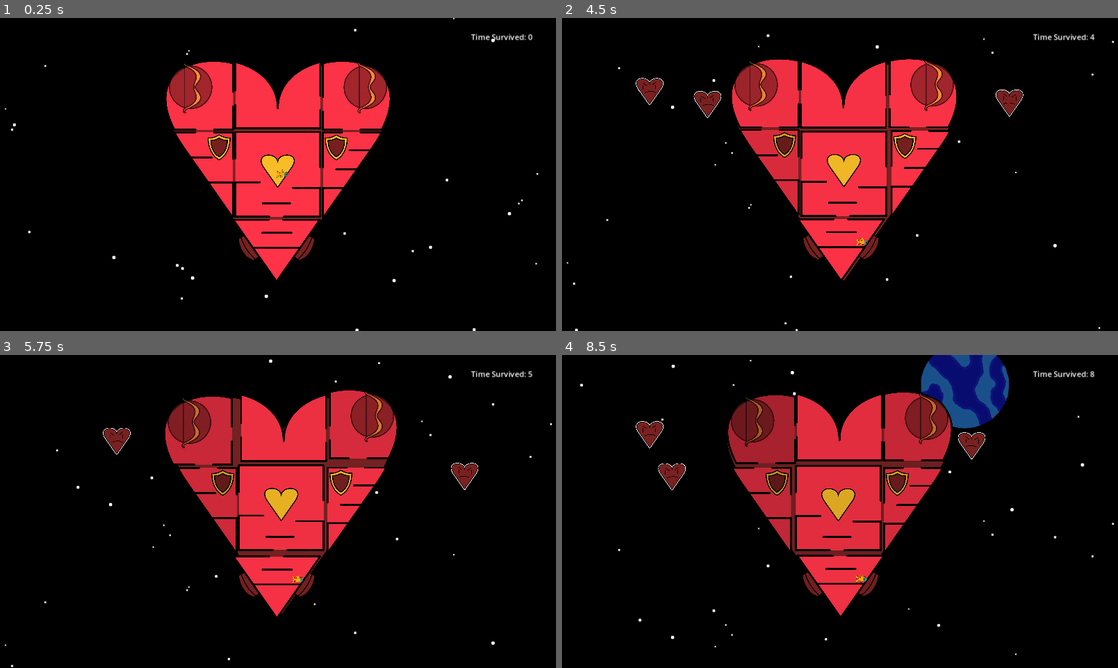
Above: before the commit, frames 1-4 (two rows, left to right).
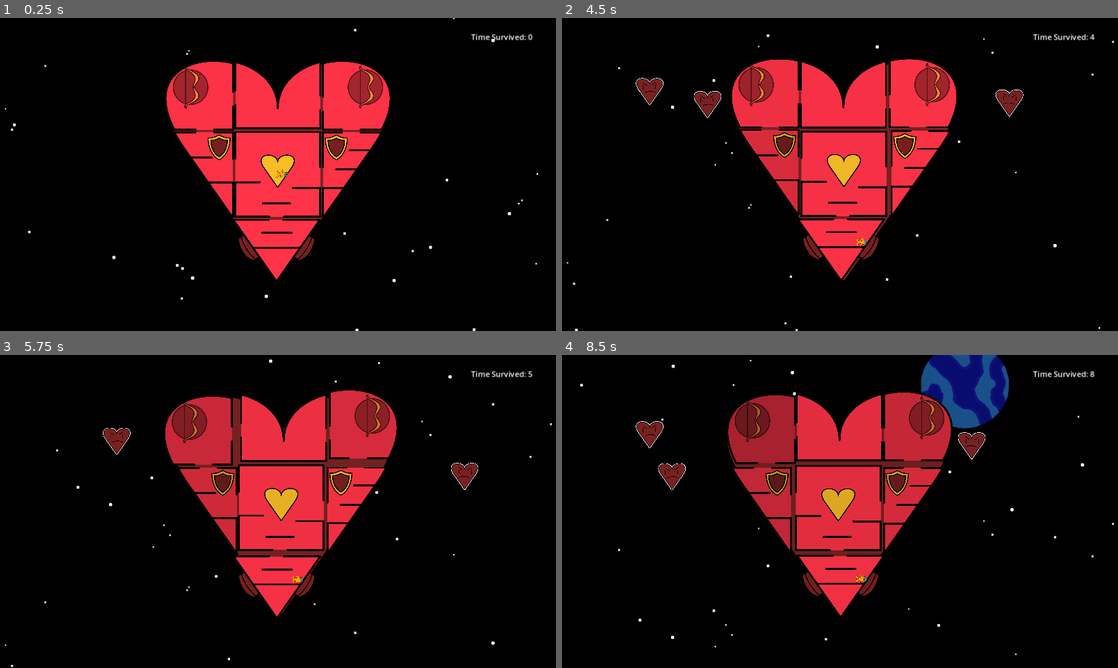
Above: after the commit, the same moments.

Repository: BreannaBre/GodotProject
Game: Godot game, scene res://scenes/main.tscn
The game is run twice, just before and just after one commit, with the same random seed, the same clock (stepped at 60 frames per second) and the same inputs.
Inputs (mouse positions are in pixels of both pictures, inside the frame that each line leads up to):
- Up to frame 1 (0.25 s): no input
- Up to frame 2 (4.5 s): move the mouse to (962, 158) at 0.52 s; hold Right (Player1Right) 0.53-1.25 s; tap / (Player1Interact) at 0.6, 2.1, 3.6 s; click (962, 158) at 0.67 s; tap Up (Player1Jump) at 0.77, 3.77 s; drag from (728, 190) to (840, 174) at 1.27 s; move the mouse to (895, 105) at 2.02 s; hold Left (Player1Left) 2.03-2.75 s; click (895, 105) at 2.17 s; drag from (812, 237) to (751, 174) at 2.77 s; move the mouse to (1006, 221) at 3.52 s; hold Right (Player1Right) 3.53-4.25 s; click (1006, 221) at 3.67 s; drag from (673, 127) to (784, 146) at 4.27 s
- Up to frame 3 (5.75 s): move the mouse to (305, 511) at 5.02 s; hold Right (Player1Right) from 5.03 s (still down); tap / (Player1Interact) at 5.1 s; click (305, 511) at 5.17 s
- Up to frame 4 (8.5 s): release Right (Player1Right) at 5.75 s; drag from (756, 433) to (928, 508) at 5.77 s; move the mouse to (962, 495) at 6.52 s; hold Left (Player1Left) 6.53-7.25 s; tap / (Player1Interact) at 6.6, 8.1 s; click (962, 495) at 6.67 s; tap Up (Player1Jump) at 6.77 s; drag from (728, 527) to (934, 417) at 7.27 s; move the mouse to (895, 442) at 8.02 s; hold Right (Player1Right) from 8.03 s (still down); click (895, 442) at 8.17 s

The runs differ from the first frame. In frame 1, 0.9% of the frame differs, in the area x 30-70%, y 14-31%; in frame 2, 0.9%; in frame 3, 0.9%; in frame 4, 1.0%, in the area x 30-70%, y 11-30%.

Commit message:
guns dont quite work

Diff:
--- /dev/null
+++ b/scenes/arrow.tscn
@@ -0,0 +1,26 @@
+[gd_scene load_steps=4 format=3 uid="uid://dnyge47ccq4je"]
+
+[ext_resource type="Texture2D" uid="uid://bgty6e83cacv4" path="res://assets/misc/arrow.svg" id="1_5lil8"]
+[ext_resource type="Script" path="res://src/arrow.gd" id="1_waosb"]
+
+[sub_resource type="RectangleShape2D" id="RectangleShape2D_j0pnc"]
+
+[node name="Arrow" type="Node2D"]
+script = ExtResource("1_waosb")
+
+[node name="Body" type="RigidBody2D" parent="."]
+unique_name_in_owner = true
+collision_layer = 16
+collision_mask = 4
+gravity_scale = 0.0
+lock_rotation = true
+
+[node name="CollisionShape2D" type="CollisionShape2D" parent="Body"]
+position = Vector2(35.5, 0)
+shape = SubResource("RectangleShape2D_j0pnc")
+
+[node name="Arrow" type="Sprite2D" parent="Body"]
+z_index = 8
+z_as_relative = false
+scale = Vector2(0.247, 0.247)
+texture = ExtResource("1_5lil8")
--- a/scenes/gunnery_left.tscn
+++ b/scenes/gunnery_left.tscn
@@ -7,7 +7,7 @@
 [ext_resource type="Texture2D" uid="uid://b0r005ufhmchs" path="res://assets/misc/wrench_and_screwdriver_white.png" id="5_wv36x"]
 
 [sub_resource type="CircleShape2D" id="CircleShape2D_p7n0b"]
-radius = 45.0
+radius = 37.0
 
 [node name="GunneryLeft" type="Node2D"]
 script = ExtResource("1_l737n")
@@ -35,7 +35,7 @@
 modulate = Color(1, 1, 1, 0.67451)
 z_index = 6
 z_as_relative = false
-scale = Vector2(0.304, 0.304)
+scale = Vector2(0.247, 0.247)
 texture = ExtResource("4_0jxdt")
 
 [node name="RepairSign" type="Sprite2D" parent="Body"]
--- a/scenes/gunnery_right.tscn
+++ b/scenes/gunnery_right.tscn
@@ -7,7 +7,7 @@
 [ext_resource type="Texture2D" uid="uid://b0r005ufhmchs" path="res://assets/misc/wrench_and_screwdriver_white.png" id="5_d3wj0"]
 
 [sub_resource type="CircleShape2D" id="CircleShape2D_q5dch"]
-radius = 45.0
+radius = 37.0
 
 [node name="GunneryRight" type="Node2D"]
 script = ExtResource("1_ntmc0")
@@ -35,7 +35,7 @@
 modulate = Color(1, 1, 1, 0.67451)
 z_index = 6
 z_as_relative = false
-scale = Vector2(0.304, 0.304)
+scale = Vector2(0.247, 0.247)
 texture = ExtResource("4_qxaln")
 
 [node name="RepairSign" type="Sprite2D" parent="Body"]
--- /dev/null
+++ b/src/arrow.gd
@@ -0,0 +1,16 @@
+class_name Arrow
+extends Node2D
+
+var body: RigidBody2D
+
+func _ready() -> void:
+	var body_unsafe := get_node("%Body")
+	assert(body_unsafe is RigidBody2D, "Somebody's been mucking with the arrow nodes")
+	body = body_unsafe as RigidBody2D
+
+func set_trans(angle: float, pos: Vector2) -> void:
+	body.transform = Transform2D(angle, pos)
+
+func fire(direction: Vector2, pos: Vector2) -> void:
+	body.transform = Transform2D(direction.angle(), pos)
+	body.linear_velocity = direction
--- a/src/gunnery.gd
+++ b/src/gunnery.gd
@@ -3,8 +3,14 @@
 
 const POWERED_GUN := preload("res://assets/misc/bow_ready.svg")
 const UNPOWERED_GUN := preload("res://assets/misc/bow_charging.svg")
+const ARROW := preload("res://scenes/arrow.tscn")
 var gun_picture: Sprite2D
-const GUN_SCALE := Vector2(0.304, 0.304)
+const GUN_SCALE := Vector2(0.247, 0.247)
+var cur_arrow: Arrow = null
+const ARROW_SPEED: float = 500
+var arrows: Array[Arrow]
+# It's not super important, so it can be really big
+const RANGE_SQUARED: float = 2000 * 2000
 
 func _ready() -> void:
 	var gun_picture_unsafe := get_node("%GunPicture")
@@ -15,21 +21,42 @@
 	body = body_unsafe as RigidBody2D
 	var repair_sign_unsafe := get_node("%RepairSign")
 	assert(repair_sign_unsafe is Sprite2D, "Somebody's been mucking with the gunnery nodes")
-	repair_sign = repair_sign_unsafe
+	repair_sign = repair_sign_unsafe as Sprite2D
 	default_ready()
 
 func _process(delta: float) -> void:
 	default_process(delta)
+	var new_arrows: Array[Arrow]
+	for arrow in arrows:
+		if body.global_position.distance_squared_to(arrow.body.global_position) > RANGE_SQUARED:
+			arrow.queue_free()
+		else:
+			new_arrows.append(arrow)
+	arrows = new_arrows
 	if powered:
 		var new_rotation := body.transform.origin.angle_to_point(target)
 		gun_picture.transform = Transform2D(new_rotation, GUN_SCALE, 0, Vector2(0,0))
+		cur_arrow.set_trans(new_rotation, body.global_position)
+
+func fire(new_target: Vector2) -> void:
+	if cur_arrow != null:
+		cur_arrow.fire((new_target-body.global_position).normalized()*ARROW_SPEED, body.global_position)
+		arrows.append(cur_arrow)
+		cur_arrow = ARROW.instantiate() as Arrow
+		add_child(cur_arrow)
 
 func set_powered(new_powered: bool) -> void:
 	powered = new_powered
 	if powered:
 		gun_picture.texture = POWERED_GUN
+		if cur_arrow == null:
+			cur_arrow = ARROW.instantiate() as Arrow
+			add_child(cur_arrow)
 	else:
 		gun_picture.texture = UNPOWERED_GUN
+		if cur_arrow != null:
+			cur_arrow.queue_free()
+			cur_arrow = null
 
 func _physics_process(delta: float) -> void:
 	default_physics_process(delta)
Not shown, changed: style_guide.txt
